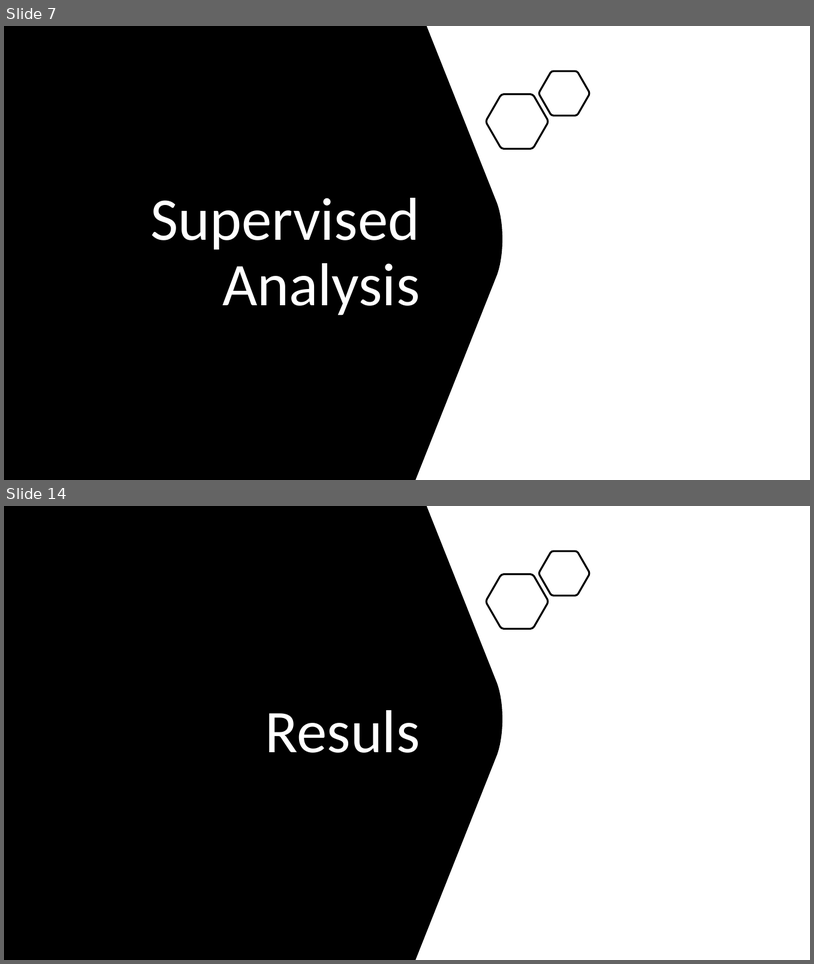
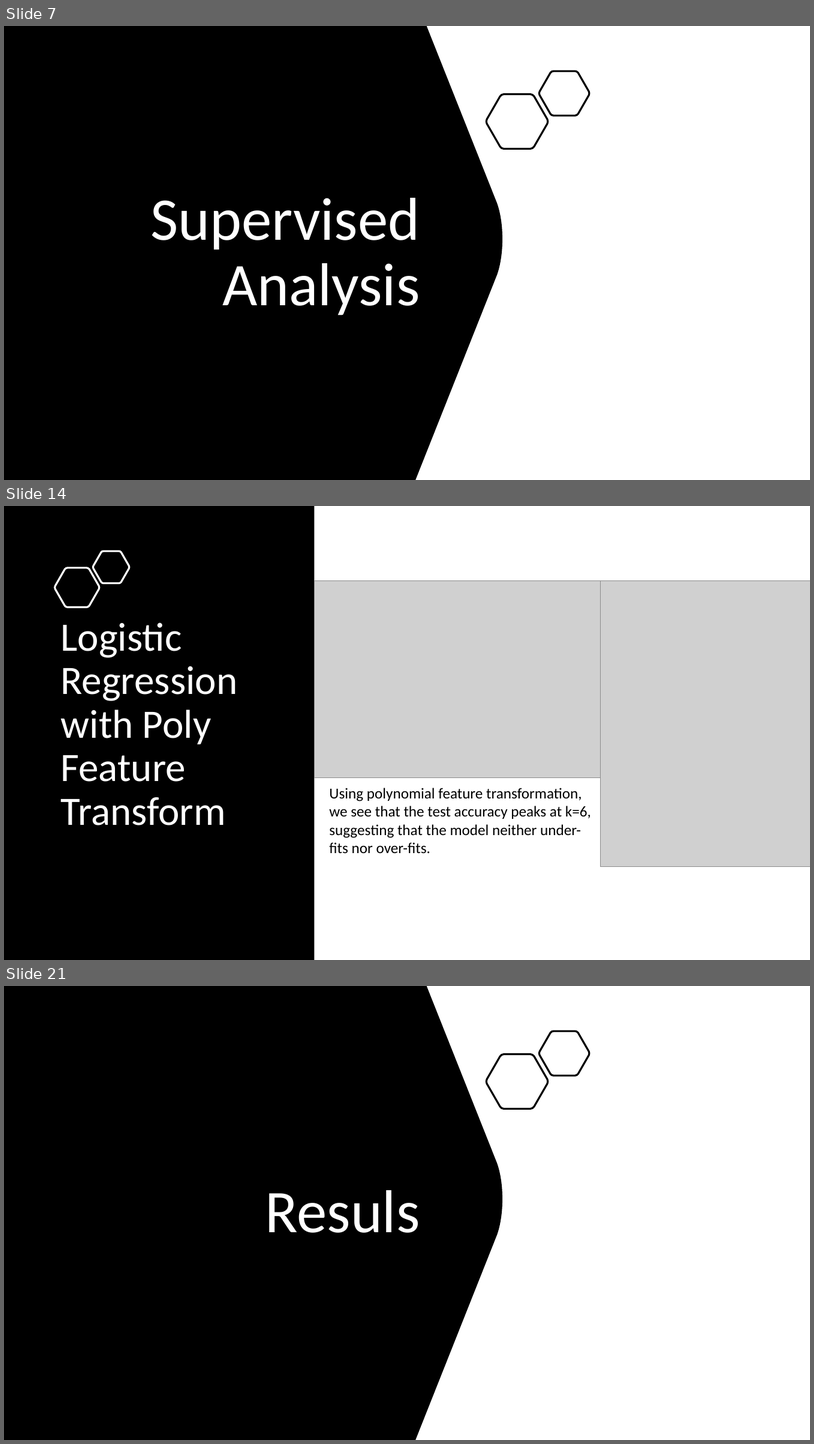
Before and after one commit to yl5741/ML-Proj, a slide deck: Heart Attack Analysis.pptx. Shown one above the other, each under a label of ours: slides 7 and 14 before the commit, slides 7, 14 and 21 after it; the slides between them are not shown. The pictures are 814x964 and 814x1444 pixels, drawn with LibreOffice and Linux fonts; fonts in the diff are those of the drawing; grey boxes stand for pictures. Boxes give left, top, right and bottom in pixels: in the first picture for what was removed or moved away, otherwise in the second. Text is boxed around its words. In the diff, an @@ line names an element or a change of style, - is before the commit and + after.

```diff
--- a/Heart Attack Analysis.pptx
+++ b/Heart Attack Analysis.pptx
@@ slide 14 added at box(4, 506, 810, 960), background #FFFFFF @@
@@ rectangle added at box(4, 506, 314, 960), fill #000000 @@
@@ freeform shape added at box(93, 552, 129, 583), outline #FFFFFF 2.25 pt @@
@@ freeform shape added at box(55, 568, 99, 607), outline #FFFFFF 2.25 pt @@
@@ picture added at box(314, 580, 608, 778) @@
@@ picture added at box(601, 580, 810, 866) @@
@@ title added at box(61, 622, 238, 825), 48 pt, text #FFFFFF @@
+Logistic Regression with Poly Feature Transform
@@ text added at box(329, 787, 591, 853), 18 pt, text #000000 @@
+Using polynomial feature transformation, we see that the test accuracy peaks at k=6, suggesting that the model neither under-fits nor over-fits.
@@ what was slide 14 is now slide 21 @@
```
Also in this commit, not shown: 5 slides changed, 9 other slides added, 3 slides removed.
